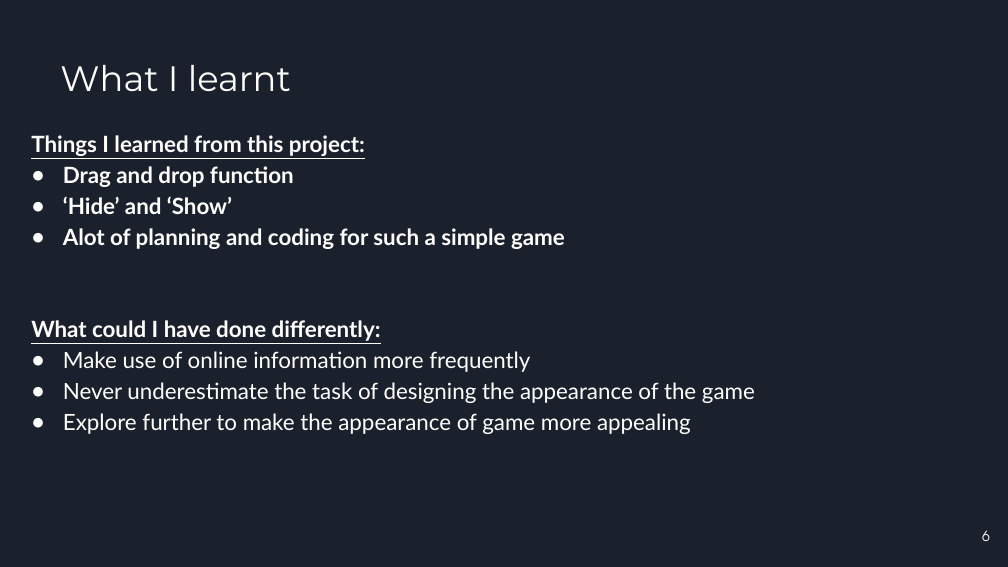
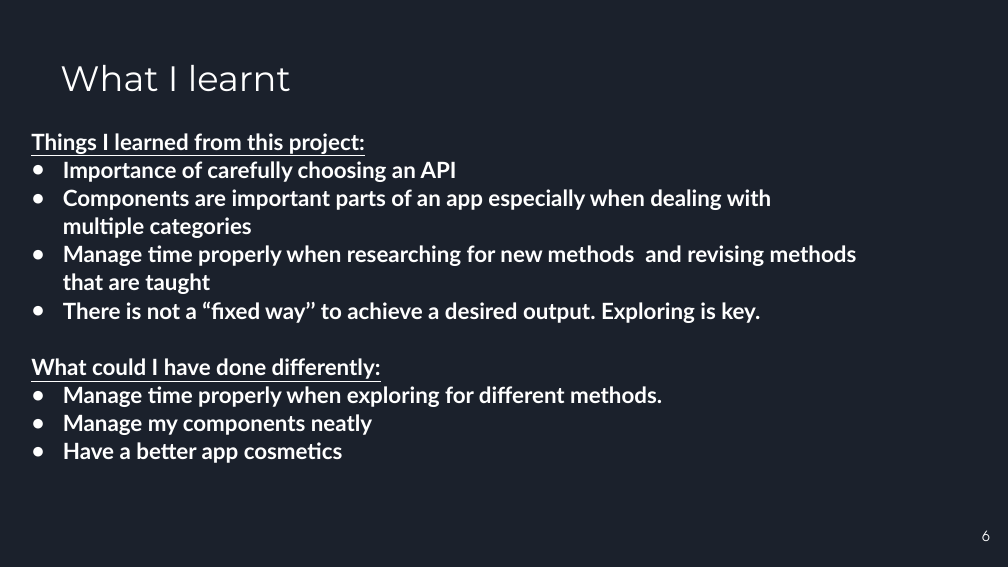
Before and after one commit to FairuzFairuz/Unit2ReactAppProject, a slide deck: slide 6 of Unit 2 Project.pptx. Drawn at 1008x567 pixels with LibreOffice and Linux fonts; fonts in the diff are those of the drawing; background and template pictures are left out. Boxes give left, top, right and bottom in pixels: in the first picture for what was removed or moved away, otherwise in the second. Text is boxed around its words. In the diff, an @@ line names an element or a change of style, - is before the commit and + after.

```diff
--- a/Unit 2 Project.pptx
+++ b/Unit 2 Project.pptx
@@ text at box(31, 133, 381, 379): line spacing 1.15 to 1.05 @@
@@ text at box(63, 161, 857, 323): text changed @@
-● Drag and drop function
-● ‘Hide’ and ‘Show’
-● Alot of planning and coding for such a simple game
+● Importance of carefully choosing an API
+● Components are important parts of an app especially when dealing with multiple categories
+● Manage time properly when researching for new methods and revising methods that are taught
+● There is not a “fixed way’’ to achieve a desired output. Exploring is key.
@@ text at box(63, 386, 662, 463): text changed; bold on @@
-● Make use of online information more frequently
-● Never underestimate the task of designing the appearance of the game
-● Explore further to make the appearance of game more appealing
+● Manage time properly when exploring for different methods.
+● Manage my components neatly
+● Have a better app cosmetics
```
Also in this commit, not shown: 2 other slides changed, 2 slides added, 2 slides removed, 4 other files.
